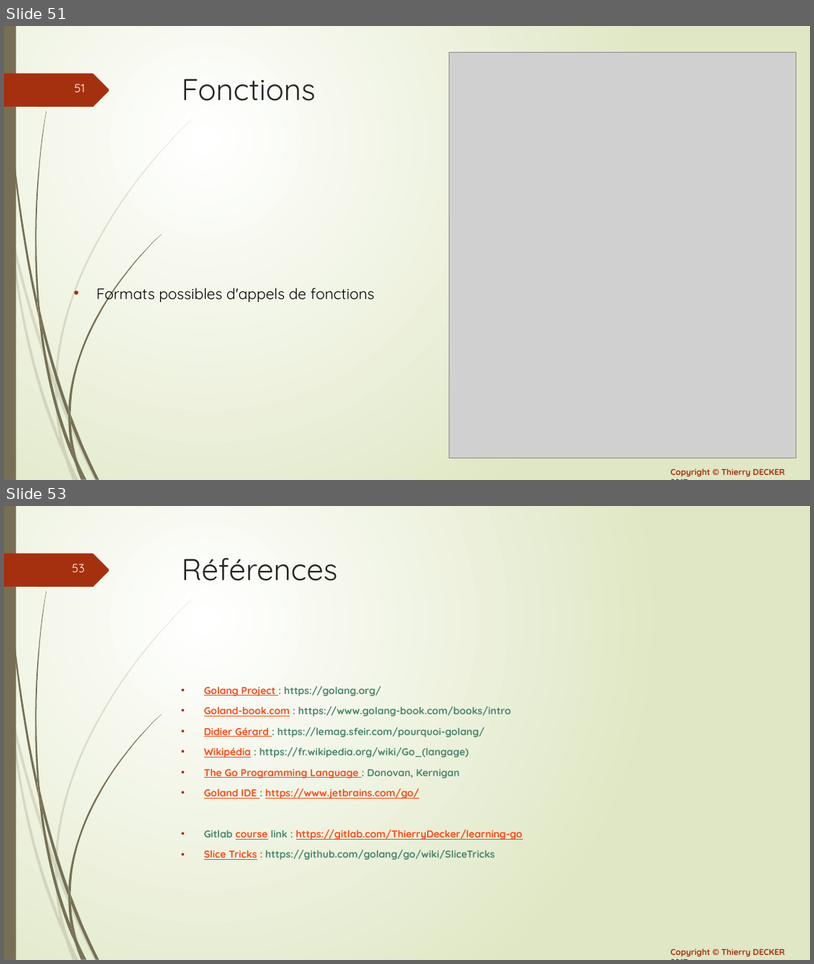
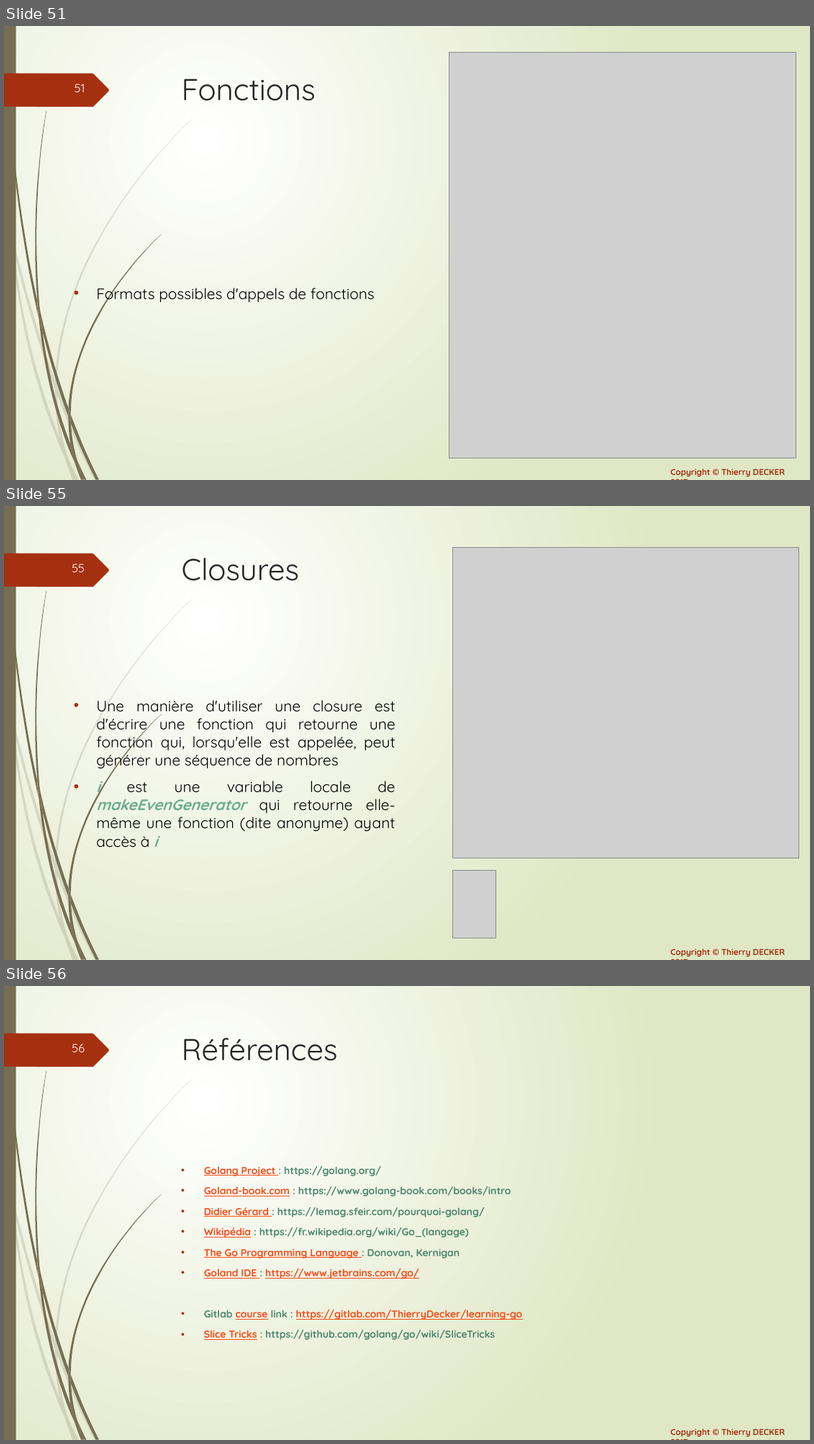
Before and after one commit to thierrydecker/learning-go, a slide deck: documentations/learning-go.pptx. Shown one above the other, each under a label of ours: slides 51 and 53 before the commit, slides 51, 55 and 56 after it; the slides between them are not shown. The pictures are 814x964 and 814x1444 pixels, drawn with LibreOffice and Linux fonts; fonts in the diff are those of the drawing; grey boxes stand for pictures. Boxes give left, top, right and bottom in pixels: in the first picture for what was removed or moved away, otherwise in the second. Text is boxed around its words. In the diff, an @@ line names an element or a change of style, - is before the commit and + after.

Commit message:
Added closures

```diff
--- a/documentations/learning-go.pptx
+++ b/documentations/learning-go.pptx
@@ slide 55 added at (x1=4, y1=506, x2=810, y2=960), background gradient #FFFFFF to #DFE8C4; not listed: 26 template elements that a slide beside it also shows @@
@@ picture added at (x1=453, y1=547, x2=800, y2=858) @@
@@ title added at (x1=182, y1=558, x2=300, y2=581), 36 pt, text #262626 @@
+Closures
@@ text added at (x1=96, y1=700, x2=396, y2=847), 18 pt, text #000000 @@
+• Une manière d'utiliser une closure est d'écrire une fonction qui retourne une fonction qui, lorsqu'elle est appelée, peut générer une séquence de nombres
+• i est une variable locale de makeEvenGenerator qui retourne elle-même une fonction (dite anonyme) ayant accès à i
@@ picture added at (x1=453, y1=870, x2=496, y2=937) @@
@@ what was slide 53 is now slide 56 @@
@@ page number at (x1=72, y1=1044, x2=85, y2=1052): text changed @@
-53
+56
```
Also in this commit, not shown: 1 slide changed, 2 other slides added, 2 other files.
